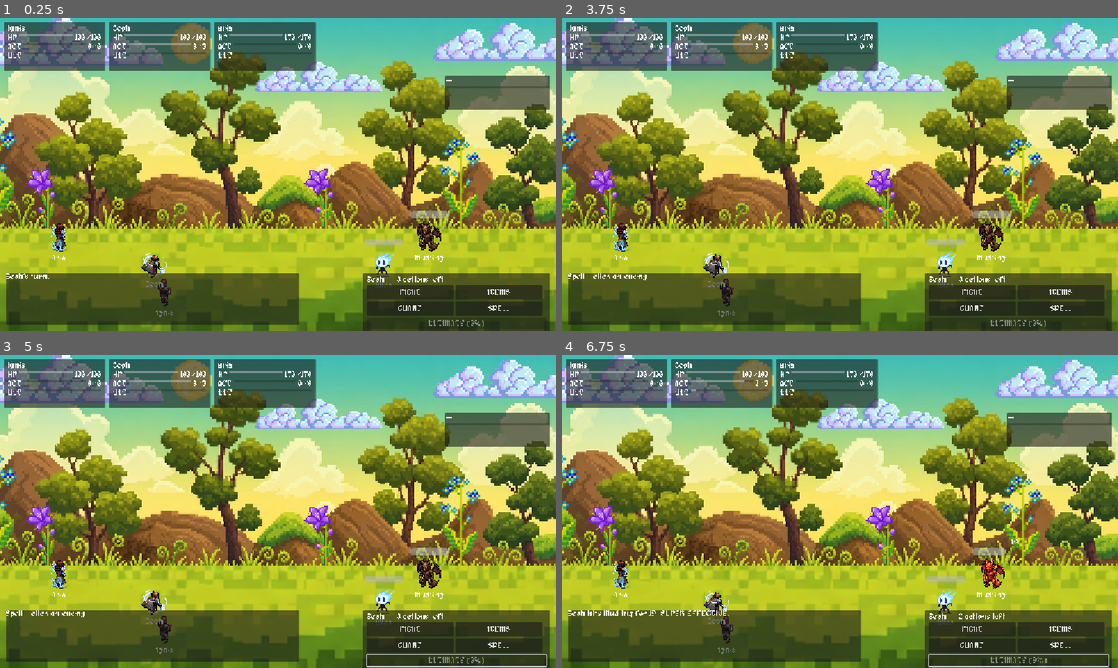
Above: before the commit, frames 1-4 (two rows, left to right).
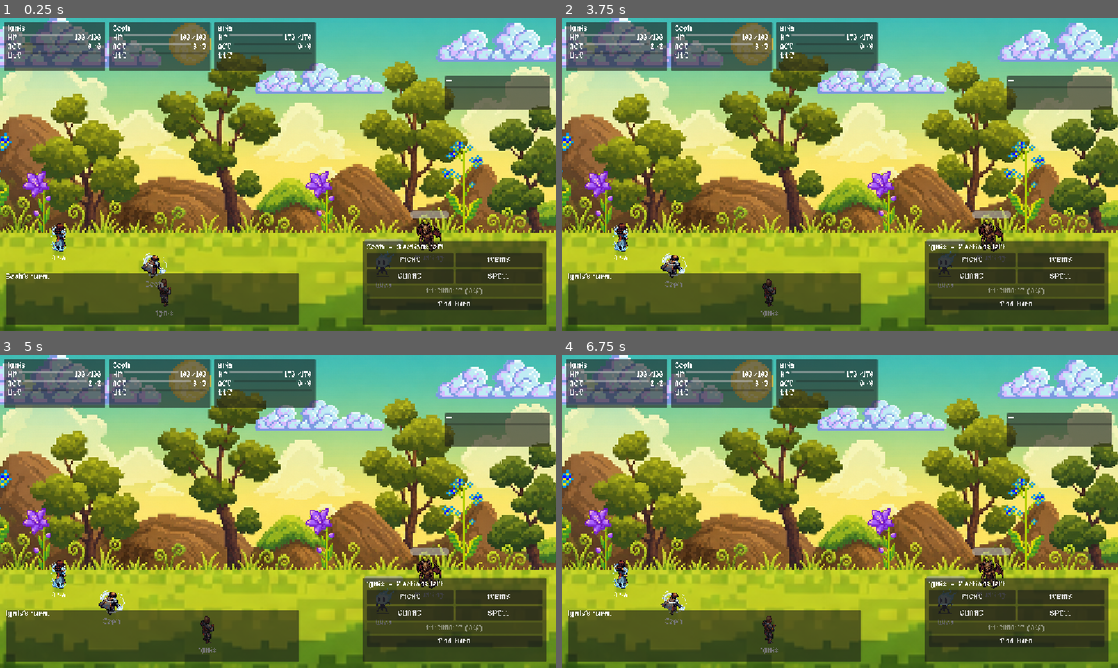
Above: after the commit, the same moments.

Repository: j75484696-bot/rpg_game_dmitra
Game: Godot game, scene res://scenes/battle/battle.tscn
Two runs of this game, one before a commit and one after it. Both use one fixed random seed, a clock stepped at 60 frames per second and the inputs below.
Inputs (mouse positions are in pixels of both pictures, inside the frame that each line leads up to):
- Up to frame 1 (0.25 s): no input
- Up to frame 2 (3.75 s): click "FIGHT" at 0.5 s; click "ITEMS" at 1.25 s; click "GUARD" at 2 s; click "SPELL" at 2.75 s; click (1017, 302) at 3.5 s, where only the run after the commit has a clickable "End turn"
- Up to frame 3 (5 s): move the mouse to (166, 630) at 4.27 s; hold Right (ui_right) from 4.28 s (still down); click (166, 630) at 4.42 s
- Up to frame 4 (6.75 s): move the mouse to (717, 599) at 5.02 s; release Right (ui_right) at 5.03 s; hold Down (ui_down) 5.03-5.78 s; click (717, 599) at 5.17 s; move the mouse to (623, 574) at 5.77 s; hold Right (ui_right) 5.78-6.53 s; click (623, 574) at 5.92 s; move the mouse to (990, 574) at 6.52 s; hold Up (ui_up) from 6.53 s (still down); click (990, 574) at 6.67 s

The runs differ from the first frame. In frame 1, 31% of the frame differs, in the area x 0-100%, y 0-100%; in frame 2, 32%; in frame 3, 32%; in frame 4, 32%.

Commit message:
Let the editor normalise battle.tscn
Opened in the editor, which rewrote the file I had hand-written. Adds
what a hand-written .tscn cannot generate:

  a scene uid (uid://djd2e4cehjs0k) -- the file had none
  a uid on the script ext_resource
  unique_id on every node
  grow_horizontal/vertical on the Background's anchors

Verified nothing of mine was dropped: the -1 background layer, the
KEEP_ASPECT_COVERED stretch, all three hero slot positions, the ult
button, the action menu and message log are all intact.

Same class of gap as the missing .gd.uid files -- five other
hand-written scenes still have no uid: damage_number, enemy, hero, map,
hero_panel, skill_tree. Godot only writes one when a scene is opened and
saved in the editor, so they will pick theirs up as each is touched.

Co-Authored-By: Claude Opus 5 <noreply@anthropic.com>

Diff:
--- a/scenes/battle/battle.tscn
+++ b/scenes/battle/battle.tscn
@@ -1,43 +1,46 @@
-[gd_scene load_steps=3 format=3]
+[gd_scene format=3 uid="uid://djd2e4cehjs0k"]
 
-[ext_resource type="Script" path="res://scenes/battle/battle.gd" id="1"]
+[ext_resource type="Script" uid="uid://8751vxovttrl" path="res://scenes/battle/battle.gd" id="1"]
 [ext_resource type="PackedScene" path="res://ui/hud/hero_panel.tscn" id="2"]
 
-[node name="Battle" type="Node2D"]
+[node name="Battle" type="Node2D" unique_id=130439267]
 script = ExtResource("1")
 
-[node name="BackgroundLayer" type="CanvasLayer" parent="."]
+[node name="BackgroundLayer" type="CanvasLayer" parent="." unique_id=560391516]
 layer = -1
 
-[node name="Background" type="TextureRect" parent="BackgroundLayer"]
+[node name="Background" type="TextureRect" parent="BackgroundLayer" unique_id=974694796]
 anchors_preset = 15
 anchor_right = 1.0
 anchor_bottom = 1.0
+offset_bottom = 12.0
+grow_horizontal = 2
+grow_vertical = 2
 expand_mode = 1
 stretch_mode = 6
 
-[node name="Heroes" type="Node2D" parent="."]
+[node name="Heroes" type="Node2D" parent="." unique_id=508120583]
 
-[node name="FrontSlot" type="Node2D" parent="Heroes"]
+[node name="FrontSlot" type="Node2D" parent="Heroes" unique_id=855746440]
 position = Vector2(360, 600)
 
-[node name="CenterSlot" type="Node2D" parent="Heroes"]
+[node name="CenterSlot" type="Node2D" parent="Heroes" unique_id=662309013]
 position = Vector2(250, 540)
 
-[node name="Back1Slot" type="Node2D" parent="Heroes"]
+[node name="Back1Slot" type="Node2D" parent="Heroes" unique_id=176681200]
 position = Vector2(140, 486)
 
-[node name="Enemies" type="Node2D" parent="."]
+[node name="Enemies" type="Node2D" parent="." unique_id=167015877]
 
-[node name="Vfx" type="Node2D" parent="."]
+[node name="Vfx" type="Node2D" parent="." unique_id=1884059642]
 
-[node name="Bgm" type="AudioStreamPlayer" parent="."]
+[node name="Bgm" type="AudioStreamPlayer" parent="." unique_id=438105655]
 
-[node name="Sfx" type="AudioStreamPlayer" parent="."]
+[node name="Sfx" type="AudioStreamPlayer" parent="." unique_id=2133346980]
 
-[node name="Hud" type="CanvasLayer" parent="."]
+[node name="Hud" type="CanvasLayer" parent="." unique_id=2029284984]
 
-[node name="HeroPanels" type="HBoxContainer" parent="Hud"]
+[node name="HeroPanels" type="HBoxContainer" parent="Hud" unique_id=1009096457]
 anchors_preset = 10
 anchor_right = 1.0
 offset_left = 8.0
@@ -46,13 +49,16 @@
 offset_bottom = 110.0
 theme_override_constants/separation = 8
 
-[node name="FrontPanel" parent="Hud/HeroPanels" instance=ExtResource("2")]
+[node name="FrontPanel" parent="Hud/HeroPanels" unique_id=1261991808 instance=ExtResource("2")]
+layout_mode = 2
 
-[node name="CenterPanel" parent="Hud/HeroPanels" instance=ExtResource("2")]
+[node name="CenterPanel" parent="Hud/HeroPanels" unique_id=373082476 instance=ExtResource("2")]
+layout_mode = 2
 
-[node name="Back1Panel" parent="Hud/HeroPanels" instance=ExtResource("2")]
+[node name="Back1Panel" parent="Hud/HeroPanels" unique_id=949214569 instance=ExtResource("2")]
+layout_mode = 2
 
-[node name="EnemyPanel" type="PanelContainer" parent="Hud"]
+[node name="EnemyPanel" type="PanelContainer" parent="Hud" unique_id=1198580604]
 anchors_preset = 1
 anchor_left = 1.0
 anchor_right = 1.0
@@ -61,15 +67,18 @@
 offset_right = -12.0
 offset_bottom = 190.0
 
-[node name="Rows" type="VBoxContainer" parent="Hud/EnemyPanel"]
+[node name="Rows" type="VBoxContainer" parent="Hud/EnemyPanel" unique_id=1718144929]
+layout_mode = 2
 
-[node name="NameLabel" type="Label" parent="Hud/EnemyPanel/Rows"]
+[node name="NameLabel" type="Label" parent="Hud/EnemyPanel/Rows" unique_id=388343257]
+layout_mode = 2
 text = "—"
 
-[node name="HpBar" type="ProgressBar" parent="Hud/EnemyPanel/Rows"]
+[node name="HpBar" type="ProgressBar" parent="Hud/EnemyPanel/Rows" unique_id=1389507289]
+layout_mode = 2
 show_percentage = false
 
-[node name="MessageLog" type="PanelContainer" parent="Hud"]
+[node name="MessageLog" type="PanelContainer" parent="Hud" unique_id=1099797573]
 anchors_preset = 2
 anchor_top = 1.0
 anchor_bottom = 1.0
@@ -78,57 +87,74 @@
 offset_right = 620.0
 offset_bottom = -12.0
 
-[node name="Text" type="RichTextLabel" parent="Hud/MessageLog"]
+[node name="Text" type="RichTextLabel" parent="Hud/MessageLog" unique_id=1089350152]
+layout_mode = 2
 
-[node name="ActionMenu" type="PanelContainer" parent="Hud"]
+[node name="ActionMenu" type="PanelContainer" parent="Hud" unique_id=2137265553]
 anchors_preset = 3
 anchor_left = 1.0
 anchor_top = 1.0
 anchor_right = 1.0
 anchor_bottom = 1.0
 offset_left = -400.0
-offset_top = -120.0
-offset_right = -12.0
+offset_top = -187.0
+offset_right = -20.0
 offset_bottom = -12.0
+grow_horizontal = 0
+grow_vertical = 0
 
-[node name="Margin" type="MarginContainer" parent="Hud/ActionMenu"]
+[node name="Margin" type="MarginContainer" parent="Hud/ActionMenu" unique_id=1377000915]
+layout_mode = 2
 theme_override_constants/margin_left = 8
 theme_override_constants/margin_top = 6
 theme_override_constants/margin_right = 8
 theme_override_constants/margin_bottom = 6
 
-[node name="Rows" type="VBoxContainer" parent="Hud/ActionMenu/Margin"]
+[node name="Rows" type="VBoxContainer" parent="Hud/ActionMenu/Margin" unique_id=1122549461]
+layout_mode = 2
 
-[node name="ActorLabel" type="Label" parent="Hud/ActionMenu/Margin/Rows"]
+[node name="ActorLabel" type="Label" parent="Hud/ActionMenu/Margin/Rows" unique_id=387662180]
+layout_mode = 2
 text = "—"
 
-[node name="Buttons" type="GridContainer" parent="Hud/ActionMenu/Margin/Rows"]
+[node name="Buttons" type="GridContainer" parent="Hud/ActionMenu/Margin/Rows" unique_id=1918031206]
+layout_mode = 2
 columns = 2
 
-[node name="AttackButton" type="Button" parent="Hud/ActionMenu/Margin/Rows/Buttons"]
+[node name="AttackButton" type="Button" parent="Hud/ActionMenu/Margin/Rows/Buttons" unique_id=1440624732]
 custom_minimum_size = Vector2(180, 30)
+layout_mode = 2
 text = "FIGHT"
 
-[node name="ItemButton" type="Button" parent="Hud/ActionMenu/Margin/Rows/Buttons"]
+[node name="ItemButton" type="Button" parent="Hud/ActionMenu/Margin/Rows/Buttons" unique_id=693765258]
 custom_minimum_size = Vector2(180, 30)
+layout_mode = 2
 text = "ITEMS"
 
-[node name="GuardButton" type="Button" parent="Hud/ActionMenu/Margin/Rows/Buttons"]
+[node name="GuardButton" type="Button" parent="Hud/ActionMenu/Margin/Rows/Buttons" unique_id=2090288194]
 custom_minimum_size = Vector2(180, 30)
+layout_mode = 2
 text = "GUARD"
 
-[node name="SpellButton" type="Button" parent="Hud/ActionMenu/Margin/Rows/Buttons"]
+[node name="SpellButton" type="Button" parent="Hud/ActionMenu/Margin/Rows/Buttons" unique_id=702783021]
 custom_minimum_size = Vector2(180, 30)
+layout_mode = 2
 text = "SPELL"
 
-[node name="UltButton" type="Button" parent="Hud/ActionMenu/Margin/Rows"]
+[node name="UltButton" type="Button" parent="Hud/ActionMenu/Margin/Rows" unique_id=39817754]
+layout_mode = 2
 text = "ULTIMATE"
 
-[node name="EndTurnButton" type="Button" parent="Hud/ActionMenu/Margin/Rows"]
+[node name="EndTurnButton" type="Button" parent="Hud/ActionMenu/Margin/Rows" unique_id=342295075]
+layout_mode = 2
 text = "End turn"
 
-[node name="TurnIndicator" type="Control" parent="Hud"]
+[node name="TurnIndicator" type="Control" parent="Hud" unique_id=56134735]
+layout_mode = 3
+anchors_preset = 0
 mouse_filter = 2
 
-[node name="DamageNumbers" type="Control" parent="Hud"]
+[node name="DamageNumbers" type="Control" parent="Hud" unique_id=2133249797]
+layout_mode = 3
+anchors_preset = 0
 mouse_filter = 2
